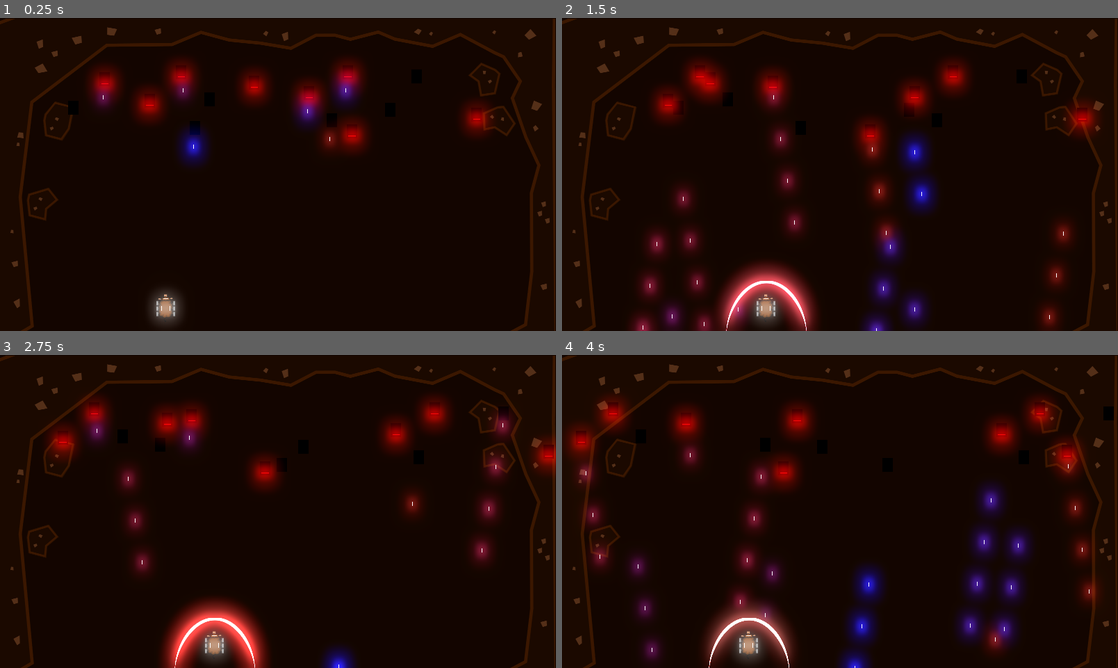
Above: before the commit, frames 1-4 (two rows, left to right).
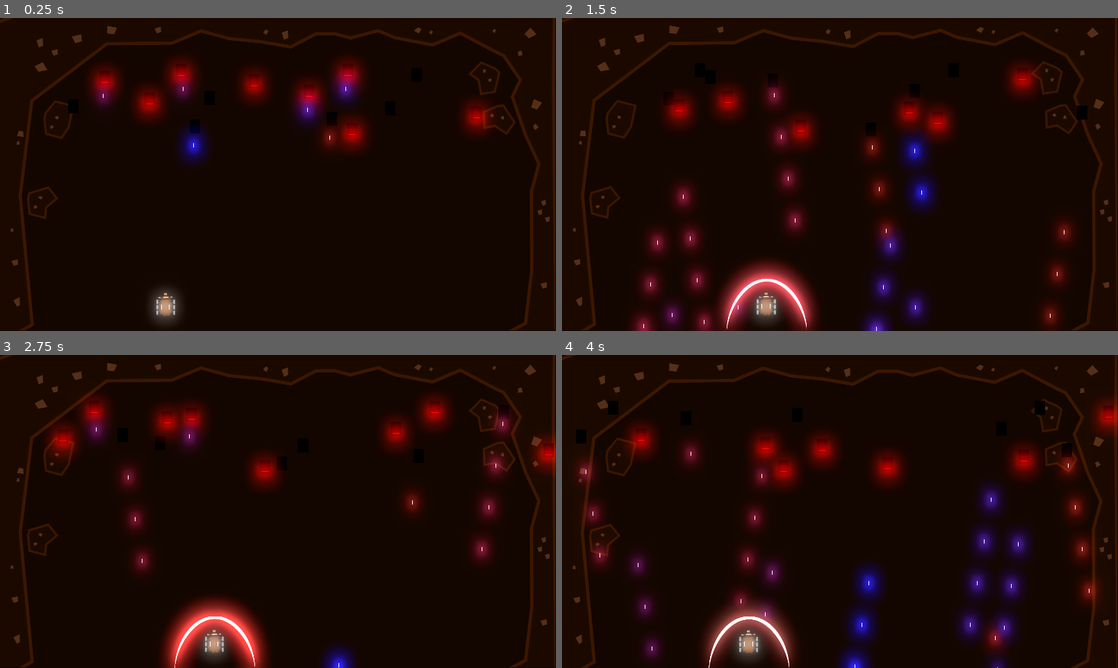
Above: after the commit, the same moments.

Repository: GameDrivenDesign/punk-wolf
Game: Godot game, scene res://game.tscn
The game is run twice, just before and just after one commit, with the same random seed, the same clock (stepped at 60 frames per second) and the same inputs.
Inputs:
- Up to frame 1 (0.25 s): no input
- Up to frame 2 (1.5 s): tap Enter (ui_accept) at 0.5, 0.77 s; hold Right (ui_right) 0.53-1.28 s; hold R 0.53-1.28 s; hold Left (ui_left) from 1.28 s (still down); tap T at 1.35 s
- Up to frame 3 (2.75 s): tap Enter (ui_accept) at 1.52 s; release Left (ui_left) at 2.03 s; hold Right (ui_right) from 2.03 s (still down); hold R from 2.03 s (still down)
- Up to frame 4 (4 s): release Right (ui_right) at 2.78 s; release R at 2.78 s; hold Up (ui_up) 2.78-3.53 s; tap T at 2.85 s; tap Enter (ui_accept) at 3.02, 3.77 s; hold Left (ui_left) from 3.53 s (still down); hold R from 3.53 s (still down)

The runs differ from the first frame. In frame 1, 1.5% of the frame differs, in the area x 0-100%, y 0-100%; in frame 2, 8.4%; in frame 3, 1.7%; in frame 4, 7.8%.

Commit message:
add the SHAKE

Diff:
--- /dev/null
+++ b/ShakeCamera2D.gd
@@ -0,0 +1,40 @@
+extends Camera2D
+class_name ShakeCamera2D
+
+export var decay = 0.8  # How quickly the shaking stops [0, 1].
+export var max_offset = Vector2(100, 50)  # Maximum hor/ver shake in pixels.
+export var max_roll = 0.1  # Maximum rotation in radians (use sparingly).
+export (NodePath) var target  # Assign the node this camera will follow.
+
+var trauma = 0.0  # Current shake strength.
+var trauma_power = 2  # Trauma exponent. Use [2, 3].
+onready var noise = OpenSimplexNoise.new()
+var noise_y = 0
+
+func _ready():
+	randomize()
+	noise.seed = randi()
+	noise.period = 4
+	noise.octaves = 2
+
+func _process(delta):
+	if target:
+		global_position = get_node(target).global_position
+	if trauma:
+		trauma = max(trauma - decay * delta, 0)
+		shake()
+
+func shake():
+	var amount = pow(trauma, trauma_power)
+	noise_y += 1
+	# Using noise
+	rotation = max_roll * amount * noise.get_noise_2d(noise.seed, noise_y)
+	offset.x = max_offset.x * amount * noise.get_noise_2d(noise.seed*2, noise_y)
+	offset.y = max_offset.y * amount * noise.get_noise_2d(noise.seed*3, noise_y)
+	# Pure randomness
+#	rotation = max_roll * amount * rand_range(-1, 1)
+#	offset.x = max_offset.x * amount * rand_range(-1, 1)
+#	offset.y = max_offset.y * amount * rand_range(-1, 1)
+
+func add_trauma(amount):
+	trauma = min(trauma + amount, 1.0)
--- a/game.tscn
+++ b/game.tscn
@@ -1,8 +1,9 @@
-[gd_scene load_steps=5 format=2]
+[gd_scene load_steps=6 format=2]
 
 [ext_resource path="res://background.svg" type="Texture" id=1]
 [ext_resource path="res://wolf.tscn" type="PackedScene" id=2]
 [ext_resource path="res://sheep.tscn" type="PackedScene" id=3]
+[ext_resource path="res://ShakeCamera2D.gd" type="Script" id=4]
 
 [sub_resource type="Environment" id=1]
 background_mode = 4
@@ -16,6 +17,14 @@
 glow_bicubic_upscale = true
 
 [node name="game" type="Node2D"]
+
+[node name="camera" type="Camera2D" parent="."]
+position = Vector2( 800.05, 453.997 )
+current = true
+script = ExtResource( 4 )
+decay = 3.0
+max_offset = Vector2( 50, 25 )
+max_roll = 0.1
 
 [node name="background" type="Sprite" parent="."]
 position = Vector2( 798.055, 452.563 )
--- a/project.godot
+++ b/project.godot
@@ -8,9 +8,14 @@
 
 config_version=4
 
-_global_script_classes=[  ]
+_global_script_classes=[ {
+"base": "Camera2D",
+"class": "ShakeCamera2D",
+"language": "GDScript",
+"path": "res://ShakeCamera2D.gd"
+} ]
 _global_script_class_icons={
-
+"ShakeCamera2D": ""
 }
 
 [application]
--- a/sheep.gd
+++ b/sheep.gd
@@ -26,3 +26,4 @@
 
 func take_damage(amount):
 	health -= amount
+	$"../camera".add_trauma(1)
